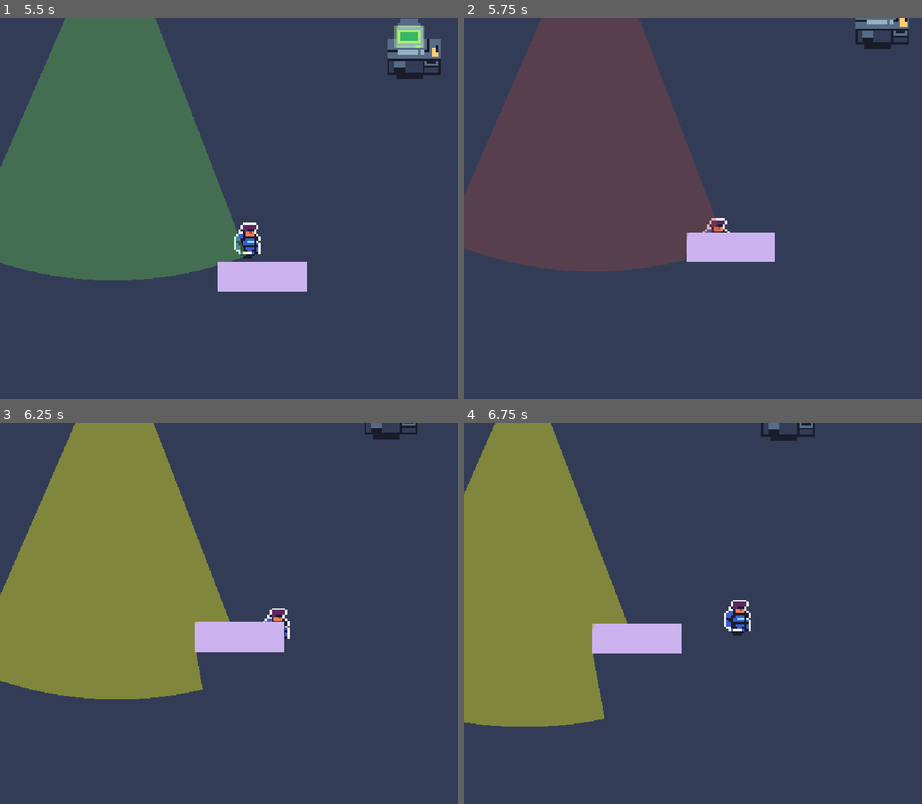
Above: before the commit, frames 1-4 (two rows, left to right).
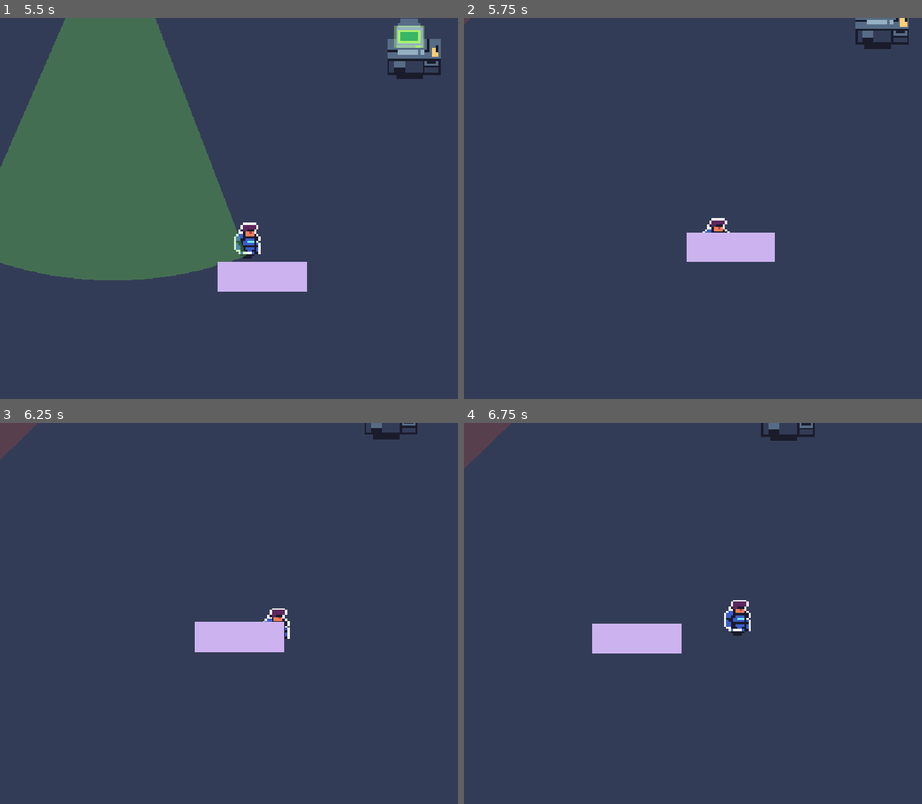
Above: after the commit, the same moments.

Repository: raumsie/Silent-Protocol
Game: Godot game, scene res://Scenes/Level.tscn
Two runs of this game, one before a commit and one after it. Both use one fixed random seed, a clock stepped at 60 frames per second and the inputs below.
Inputs:
- Up to frame 1 (5.5 s): hold Right (ui_right) 0.53-1.28 s; hold Down (ui_down) 1.28-2.03 s; hold Right (ui_right) 2.03-2.78 s; hold Up (ui_up) 2.78-3.53 s; hold Left (ui_left) 3.53-5.03 s; hold Down (ui_down) from 5.03 s (still down)
- Up to frame 2 (5.75 s): keep holding Down (ui_down)
- Up to frame 3 (6.25 s): release Down (ui_down) at 5.78 s; hold Right (ui_right) from 5.78 s (still down)
- Up to frame 4 (6.75 s): release Right (ui_right) at 6.53 s; hold Up (ui_up) from 6.53 s (still down)

Frame 1 is identical in both runs. In frame 2, 27% of the frame differs, in the area x 0-56%, y 0-67%; in frame 3, 27%; in frame 4, 22%.

Commit message:
(11/05/25): Added combat and search behavior. Enemy now rotates randomly during search state.

Diff:
--- a/Scripts/Enemy.gd
+++ b/Scripts/Enemy.gd
@@ -26,21 +26,39 @@
 
 # State variables
 var current_state: State = State.PATROL
+var player_ref: Node2D = null
 var player_last_known_position: Vector2
 var search_timer: float = 0.0
 var patrol_index: int = 0
 var path_follow: PathFollow2D
 
+# Search variables
+var search_center: Vector2
+var search_radius: float = 100.0
+var current_search_target: Vector2
+
+# Combat variables
+var combat_timer: float = 0.0
+var max_combat_time: float = 10.0
+var has_player_in_sight: bool = false
+
+# Rotation variables
+var rot_start: float = 0.0
+var time_since_state_change: float = 0.0
+
+
 # References
 @onready var vision_cone = $VisionCone2D
 @onready var navigation_agent: NavigationAgent2D = $NavigationAgent2D
 
 func _ready():
+	rot_start = rotation
+
 	setup_vision_renderer()
 	setup_navigation()
 	setup_patrol_path()
 
-    # Wait for plugin to initialize
+	# Wait for plugin to initialize
 	await get_tree().create_timer(0.5).timeout
 	force_vision_cone_update()
 
@@ -48,39 +66,55 @@
 
 func setup_navigation():
 	if not navigation_agent:
-		navigation_agent = $NavigationAgent2D
-
-	if navigation_agent:
-		navigation_agent.path_desired_distance = 4.0
-		navigation_agent.target_desired_distance = 4.0
-		navigation_agent.path_max_distance = 1000.0
-
-        # Wait for navigation to be ready
-		await get_tree().process_frame
-
-		print("NavigationAgent2D configured successfully")
-	else:
-		push_error("NavigationAgent2D node not found in Enemy scene")
+		push_error("NavigationAgent2D not found")
+		#navigation_agent = $NavigationAgent2D
+
+
+	navigation_agent.path_desired_distance = 4.0
+	navigation_agent.target_desired_distance = 4.0
+	navigation_agent.path_max_distance = 1000.0
+
+	if not navigation_agent.navigation_finished.is_connected(_on_navigation_finished):
+		navigation_agent.navigation_finished.connect(_on_navigation_finished)
+		# Wait for navigation to be ready
+		#await get_tree().process_frame
+
+	print("Navigation configured successfully")
 
 
 func setup_patrol_path():
 	if use_patrol_path and patrol_path:
-		path_follow = PathFollow2D.new()
-		patrol_path.add_child(path_follow)
-		print("Patrol path configured with Path2D")
+		if patrol_path.get_child_count() > 0 and patrol_path.get_child(0) is PathFollow2D:
+			path_follow = patrol_path.get_child(0) as PathFollow2D
+			print("Using existing PathFollow2D for patrol path")
+		else:
+			path_follow = PathFollow2D.new()
+			patrol_path.add_child(path_follow)
+			print("Patrol path configured with new PathFollow2D")
+		#path_follow = PathFollow2D.new()
+		#patrol_path.add_child(path_follow)
+		#print("Patrol path configured with Path2D")
 	elif patrol_points.size() > 0:
 		print("Manual patrol points configured: ", patrol_points.size())
 	else:
 		print("No patrol path - enemy will be stationary")
 
+# State management
 func set_state(new_state: State):
 	if current_state == new_state:
 		return
 
 	print("Enemy state: ", State.keys()[current_state], " → ", State.keys()[new_state])
+
+	match current_state:
+		State.COMBAT:
+			combat_timer = 0.0
+			has_player_in_sight = false
+			print("Exiting COMBAT state")
+
 	current_state = new_state
 
-	# Update vision cone color and emit signals
+	# State entry logic
 	match current_state:
 		State.PATROL:
 			vision_renderer.color = patrol_color
@@ -91,8 +125,9 @@
 			start_combat()
 		State.SEARCH:
 			vision_renderer.color = search_color
-			#GameManager.player_lost.emit(self, player_last_known_position)
+			GameManager.player_lost.emit(self, player_last_known_position)
 			start_search()
+
 
 func setup_vision_renderer():
 	if vision_renderer:
@@ -104,52 +139,164 @@
 	if vision_cone and vision_cone.has_method("_update_render_polygon"):
 		vision_cone._update_render_polygon()
 
+# PATROL BEHAVIOR
+
 func start_patrol():
-	patrol_index = 0
+	print("Starting patrol")
+	if use_patrol_path and patrol_path and path_follow:
+		path_follow.progress = 0.0
+		global_position = path_follow.global_position
+		print("Using Path2D for patrol")
+	elif patrol_points.size() > 0:
+		print("Using manual patrol points")
+		find_closest_patrol_point()
+	else:
+		print("No patrol configured, enemy will remain stationary")
+
+'''
+func find_closest_point_on_path() -> Vector2:
+	if not patrol_path or not path_follow:
+		return global_position
+
+	var curve = patrol_path.curve
+	if curve.get_point_count() == 0:
+		return global_position
+
+	# Convert enemy position to local path coordinates
+	var local_pos = patrol_path.to_local(global_position)
+
+	# Find closest point on curve
+	var closest_offset = curve.get_closest_offset(local_pos)
+
+	# Get position of offset
+	var closest_position = curve.sample_baked(closest_offset)
+
+	return patrol_path.to_global(closest_position)
+'''
+
+func find_closest_patrol_point():
+	if patrol_points.size() == 0:
+		return
+
+	var min_distance = INF
+	var closest_index = 0
+
+	for i in range(patrol_points.size()):
+		var distance = global_position.distance_to(patrol_points[i])
+		if distance < min_distance:
+			min_distance = distance
+			closest_index = i
+
+
+	patrol_index = closest_index
+	print("Resuming patrol at point index: ", patrol_index, " (distance: ", min_distance, ")")
+
+
 
 func start_combat():
 	# Put combat logic here
-	pass
+	print("Starting combat")
+	combat_timer = 0.0
+	has_player_in_sight = true
 
 func start_search():
+	print("Starting search")
 	search_timer = search_duration
+	search_center = player_last_known_position
+	pick_new_search_target()
+
+func pick_new_search_target():
+	var random_angle = randf() * 2 * PI
+	var random_distance = randf() * search_radius
+	current_search_target = search_center + Vector2(cos(random_angle), sin(random_angle)) * random_distance
+
 
 func update_patrol(delta):
 	if use_patrol_path and path_follow:
-		# Use Path2D for patrol
+        # Direct path following
 		path_follow.progress += patrol_speed * delta
 		global_position = path_follow.global_position
-		rotation = path_follow.rotation
+
+		if path_follow.rotates:
+			rotation = path_follow.rotation
+		elif is_rotating:
+			rotation = rot_start + sin(Time.get_ticks_msec()/1000.0 * rotation_speed) * deg_to_rad(rotation_angle/2.0)
+
 	elif patrol_points.size() > 0:
-        # Navigate between manual points
+        # Use navigation for manual patrol points
 		if patrol_index < patrol_points.size():
-			var target = patrol_points[patrol_index]
-			move_towards_target(target, patrol_speed)
-
-            # Check if reached point
-			if global_position.distance_to(target) < 10.0:
+			var target_point = patrol_points[patrol_index]
+			move_towards_target(target_point, patrol_speed)
+
+			if global_position.distance_to(target_point) < 15.0:
 				patrol_index = (patrol_index + 1) % patrol_points.size()
+				print("Moving to next patrol point: ", patrol_index)
+
+            # Update rotation based on movement
+			update_rotation_based_on_movement(delta)
 	else:
+        # Stationary patrol with rotation
 		if is_rotating:
-			rotation = rotation + rotation_speed * delta
-
+			rotation = rot_start + sin(Time.get_ticks_msec()/1000.0 * rotation_speed) * deg_to_rad(rotation_angle/2.0)
+
+
+# COMBAT BEHAVIOR
 func update_combat(delta):
-	if player_last_known_position:
+	combat_timer += delta
+
+	if combat_timer > max_combat_time and not has_player_in_sight:
+		print("Max combat time exceeded, switching to SEARCH state")
+		set_state(State.SEARCH)
+		return
+
+	if player_ref and is_instance_valid(player_ref) and has_player_in_sight:
+		# Update last known position
+		player_last_known_position = player_ref.global_position
+		# Move towards player
 		move_towards_target(player_last_known_position, combat_speed)
-
-		# If close to target and player not re-spotted, switch to search
-		if global_position.distance_to(player_last_known_position) < 20.0:
+		# Update rotation to face player
+		var direction_to_player = (player_last_known_position - global_position).normalized()
+
+		if direction_to_player.length() > 0.1:
+			rotation = direction_to_player.angle()
+
+	else:
+		# Player not in sight
+		# Go to last known position
+		move_towards_target(player_last_known_position, combat_speed)
+
+		# Update rotation based on movement
+		update_rotation_based_on_movement(delta)
+
+		# If reached last known position, switch to SEARCH
+		if global_position.distance_to(player_last_known_position) < 25.0:
+			print("Reached last known player position, switching to SEARCH state")
 			set_state(State.SEARCH)
+
 
 func update_search(delta):
 	search_timer -= delta
-    # Return to patrol after search duration ends
+
+	# Return to patrol after search duration ends
 	if search_timer <= 0:
+		print("Search duration ended, returning to PATROL state")
 		set_state(State.PATROL)
 		return
-    # Continue moving towards last known player position
-	if player_last_known_position:
-		move_towards_target(player_last_known_position, search_speed)
+
+	move_towards_target(current_search_target, search_speed)
+
+	update_rotation_based_on_movement(delta)
+
+	if global_position.distance_to(current_search_target) < 20.0 or randf() < 0.01:
+		pick_new_search_target()
+
+func update_rotation_based_on_movement(delta):
+	# Only update rotation if moving
+	if velocity.length() > 0.1:
+		rotation = velocity.angle()
+	elif is_rotating:
+		rotation = rot_start + sin(Time.get_ticks_msec()/1000.0 * rotation_speed) * deg_to_rad(rotation_angle/2.0)
+
 
 func move_towards_target(target_position: Vector2, movement_speed: float):
 	if not navigation_agent:
@@ -164,12 +311,16 @@
 	var direction = (next_pos - global_position).normalized()
 	velocity = direction * movement_speed
 
+
 func _on_navigation_finished():
-    # Navigation target reached
+	# Navigation target reached
 	pass
 
 func _physics_process(delta):
-    # Update state behavior
+	# Reset velocity
+	velocity = Vector2.ZERO
+
+	# Update state behavior
 	match current_state:
 		State.PATROL:
 			update_patrol(delta)
@@ -178,7 +329,7 @@
 		State.SEARCH:
 			update_search(delta)
 
-    # Apply movement
+	# Apply movement
 	if velocity.length() > 0:
 		move_and_slide()
 
@@ -188,7 +339,12 @@
 		return
 
 	if body.name == "Player" or body.is_in_group("player"):
+		print("Player detected by enemy")
+		player_ref = body
 		player_last_known_position = body.global_position
+		has_player_in_sight = true
+
+		# Always switch to COMBAT on detection
 		if current_state != State.COMBAT:
 			set_state(State.COMBAT)
 
@@ -198,5 +354,11 @@
 		return
 
 	if body.name == "Player" or body.is_in_group("player"):
+		print("Player lost by enemy")
+
+		# Player lost, keep reference
+		has_player_in_sight = false
+
+
 		if current_state == State.COMBAT:
-			set_state(State.SEARCH)
+			pass
